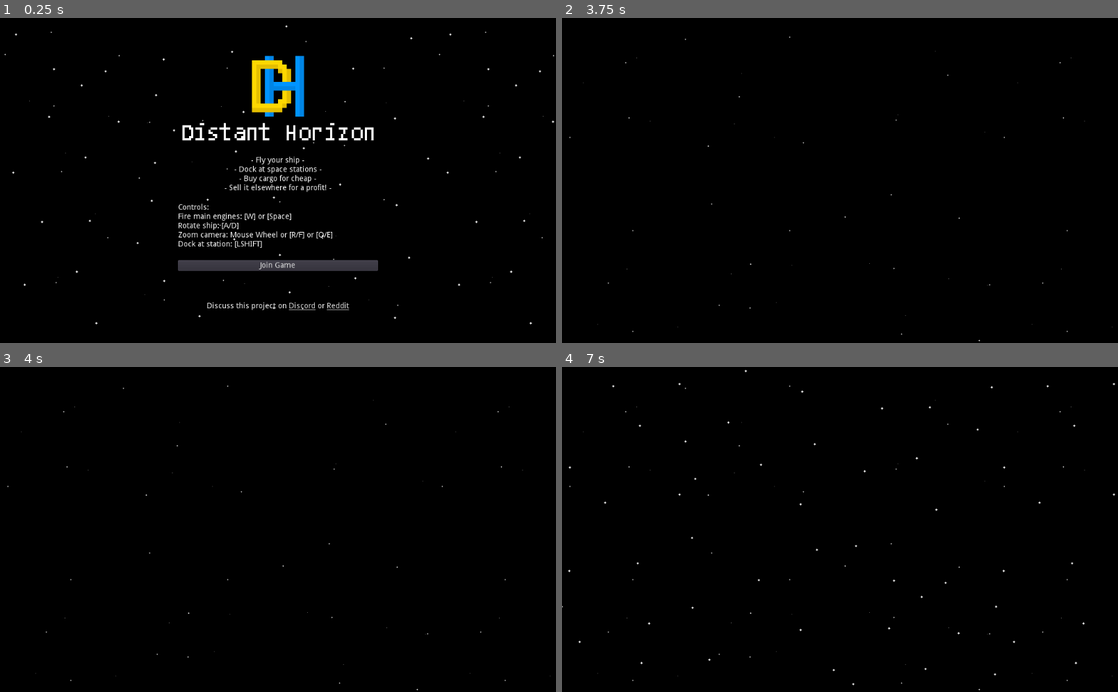
Above: before the commit, frames 1-4 (two rows, left to right).
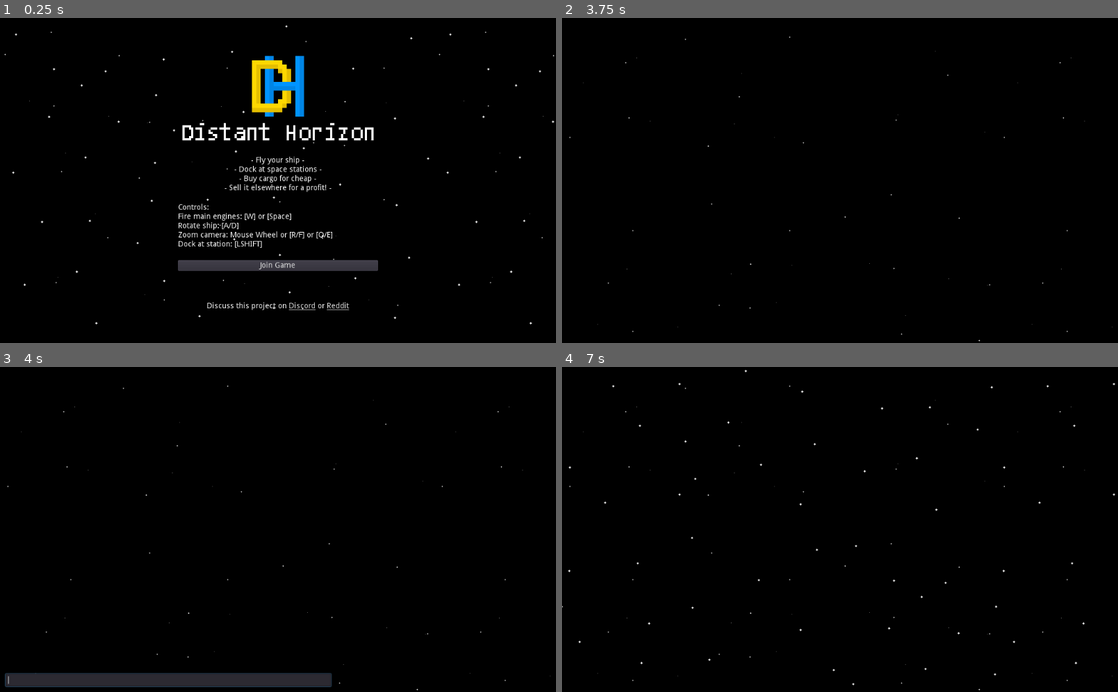
Above: after the commit, the same moments.

Repository: Dibujaron/DistantHorizonClient
Game: Godot game, scene res://scenes/WelcomeScene.tscn
Two runs of this game, one before a commit and one after it. Both use one fixed random seed, a clock stepped at 60 frames per second and the inputs below.
Inputs (mouse positions are in pixels of both pictures, inside the frame that each line leads up to):
- Up to frame 1 (0.25 s): no input
- Up to frame 2 (3.75 s): click "Join Game" at 0.5 s; tap Enter (ui_send_chat, bound only after the commit) at 1.25, 2.75 s; move the mouse to (962, 164) at 1.27 s; hold D (ui_rotate_right) 1.28-2.03 s; hold Space (ui_fire_engines) 1.28-2.03 s; tap Shift (ui_dock) at 1.35 s; click (962, 164) at 1.42 s; move the mouse to (728, 196) at 2.02 s; hold Down (ui_strafe_backward) 2.03-2.78 s; tap Space (ui_fire_engines) at 2.1, 3.5 s; tap Mouse wheel up (ui_zoom_in) at 2.3, 2.85 s; move the mouse to (895, 109) at 2.77 s; hold D (ui_rotate_right) 2.78-3.53 s; tap Mouse wheel down (ui_zoom_out) at 3.05, 3.6 s; move the mouse to (812, 245) at 3.52 s; hold Up (ui_strafe_forward) from 3.53 s (still down); click (812, 245) at 3.67 s
- Up to frame 3 (4 s): keep holding Up (ui_strafe_forward); tap T (ui_focus_chat, bound only after the commit) at 3.8 s
- Up to frame 4 (7 s): tap Enter (ui_send_chat, bound only after the commit) at 4.25, 4.55, 5.1 s; move the mouse to (1006, 578) at 4.27 s; release Up (ui_strafe_forward) at 4.28 s; hold A (ui_rotate_left) 4.28-5.78 s; tap T (ui_focus_chat, bound only after the commit) at 4.35 s; tap Escape (ui_undock) at 4.9 s; tap Space (ui_fire_engines) at 5, 6.6 s; move the mouse to (673, 480) at 5.02 s; tap Shift (ui_dock) at 5.3, 5.85 s; move the mouse to (867, 529) at 5.77 s; hold Down (ui_strafe_backward) 5.78-6.53 s; hold Space (ui_fire_engines) 5.78-6.53 s; click (867, 529) at 5.92 s; move the mouse to (756, 448) at 6.52 s; hold D (ui_rotate_right) from 6.53 s (still down); tap Mouse wheel up (ui_zoom_in) at 6.8 s

Frames 1-2 are identical in both runs. In frame 3, 2.5% of the frame differs, in the area x 0-60%, y 94-99%; in frame 4, nothing differs.

Commit message:
Really nicely functional chat system.

Diff:
--- a/project.godot
+++ b/project.godot
@@ -146,6 +146,21 @@
 "events": [ Object(InputEventKey,"resource_local_to_scene":false,"resource_name":"","device":0,"alt":false,"shift":false,"control":false,"meta":false,"command":false,"pressed":false,"scancode":16777217,"unicode":0,"echo":false,"script":null)
  ]
 }
+ui_send_chat={
+"deadzone": 0.5,
+"events": [ Object(InputEventKey,"resource_local_to_scene":false,"resource_name":"","device":0,"alt":false,"shift":false,"control":false,"meta":false,"command":false,"pressed":false,"scancode":16777221,"unicode":0,"echo":false,"script":null)
+ ]
+}
+ui_cancel_chat={
+"deadzone": 0.5,
+"events": [ Object(InputEventKey,"resource_local_to_scene":false,"resource_name":"","device":0,"alt":false,"shift":false,"control":false,"meta":false,"command":false,"pressed":false,"scancode":16777217,"unicode":0,"echo":false,"script":null)
+ ]
+}
+ui_focus_chat={
+"deadzone": 0.5,
+"events": [ Object(InputEventKey,"resource_local_to_scene":false,"resource_name":"","device":0,"alt":false,"shift":false,"control":false,"meta":false,"command":false,"pressed":false,"scancode":84,"unicode":0,"echo":false,"script":null)
+ ]
+}
 
 [logging]
 
--- a/scenes/Global.gd
+++ b/scenes/Global.gd
@@ -62,3 +62,15 @@
 		var acceleration = (body_position - pos).normalized() * f_magnitude
 		total_acceleration = total_acceleration + acceleration
 	return total_acceleration
+
+func get_space():
+	return get_tree().get_root().get_node("Space")
+
+func get_chat_hud():
+	return get_space().get_node("GuiCanvas").get_node("BottomLeftHUD")
+
+func get_compass_hud():
+	return get_space().get_node("GuiCanvas").get_node("BottomRightHUD")
+
+func get_socket_client():
+	return get_space().get_node("WebSocketClient")
--- a/scenes/Space.gd
+++ b/scenes/Space.gd
@@ -109,8 +109,10 @@
 				var pilot = $PlayerPilot
 				remove_child(pilot)
 				ship.add_child(pilot)
-				$GuiCanvas/HUD.visible = true
-				$GuiCanvas/HUD.link_ship(ship)
+				$GuiCanvas/BottomRightHUD.visible = true
+				$GuiCanvas/BottomRightHUD.link_ship(ship)
+				$GuiCanvas/BottomLeftHUD.visible = true
+				$GuiCanvas/BottomLeftHUD.link_ship(ship) #todo clean this up
 				ship.is_player_ship = true
 				has_initialized_own_ship = true
 	print("initialized ", json_ships.size(), " new ships.")
--- a/scenes/Space.tscn
+++ b/scenes/Space.tscn
@@ -1,9 +1,10 @@
-[gd_scene load_steps=6 format=2]
+[gd_scene load_steps=7 format=2]
 
 [ext_resource path="res://scenes/WebSocketClient.tscn" type="PackedScene" id=1]
 [ext_resource path="res://scenes/Space.gd" type="Script" id=2]
 [ext_resource path="res://scenes/player/PlayerPilot.tscn" type="PackedScene" id=3]
-[ext_resource path="res://scenes/player/HUD.tscn" type="PackedScene" id=4]
+[ext_resource path="res://scenes/player/BottomRightHUD.tscn" type="PackedScene" id=4]
+[ext_resource path="res://scenes/player/BottomLeftHUD.tscn" type="PackedScene" id=5]
 [ext_resource path="res://scenes/player/ParallaxBackground.tscn" type="PackedScene" id=7]
 
 [node name="Space" type="Node2D"]
@@ -14,7 +15,10 @@
 
 [node name="GuiCanvas" type="CanvasLayer" parent="."]
 
-[node name="HUD" parent="GuiCanvas" instance=ExtResource( 4 )]
+[node name="BottomRightHUD" parent="GuiCanvas" instance=ExtResource( 4 )]
+margin_right = -150.0
+
+[node name="BottomLeftHUD" parent="GuiCanvas" instance=ExtResource( 5 )]
 
 [node name="ParallaxBackground" parent="." instance=ExtResource( 7 )]
 
--- a/scenes/WebSocketClient.gd
+++ b/scenes/WebSocketClient.gd
@@ -50,7 +50,8 @@
 			get_parent().receive_ships_added(json)
 		elif message_type == "ships_removed":
 			get_parent().receive_ships_removed(json)
-
+		elif message_type == "chat":
+			Global.get_chat_hud().receive_chat_message(json)
 	else:
 		print(parse_result.error_string)
 
@@ -61,7 +62,7 @@
 	dict["commodity_name"] = commodity_name
 	dict["quantity"] = quantity
 	print("cc")
-	send_message(JSON.print(dict))
+	send_json_message(JSON.print(dict))
 	print("dd")
 
 func sell_to_station(commodity_name, quantity):
@@ -69,15 +70,21 @@
 	dict["message_type"] = "sell_to_station"
 	dict["commodity_name"] = commodity_name
 	dict["quantity"] = quantity
-	send_message(JSON.print(dict))
+	send_json_message(JSON.print(dict))
 
 func undock():
 	var dict = {}
 	dict["message_type"] = "undock"
-	send_message(JSON.print(dict))
+	send_json_message(JSON.print(dict))
 
-func send_message(message):
-	var err = _client.get_peer(1).put_packet(str(message).to_utf8())
+func send_chat_message(message):
+	var dict = {}
+	dict["message_type"] = "chat"
+	dict["payload"] = message
+	send_json_message(JSON.print(dict))
+
+func send_json_message(json_message):
+	var err = _client.get_peer(1).put_packet(str(json_message).to_utf8())
 
 func _process(delta):
 	_client.poll()
--- /dev/null
+++ b/scenes/player/BottomLeftHUD.gd
@@ -0,0 +1,61 @@
+extends Control
+
+var linked_ship = null
+var lines_total = 0
+
+export var line_height = 20
+export var lines_show_normally = 5
+export var lines_show_focused = 30
+
+export (NodePath) var chat_display_path
+export (NodePath) var chat_input_path
+
+onready var chat_display = get_node(chat_display_path)
+onready var chat_input = get_node(chat_input_path)
+
+func _ready():
+	chat_input.hide()
+
+func _process(delta):
+	pass
+
+func link_ship(ship):
+	if linked_ship:
+		print("error attempted to link ship to HUD but already linked.")
+		print("existing ship: ", linked_ship)
+		print("new ship: ", ship)
+	else:
+		print("linked ship to hud.")
+		linked_ship = ship
+
+func get_linked_ship():
+	return linked_ship
+
+func receive_chat_message(message_json):
+	var message_txt = message_json["payload"]
+	chat_display.push_chat_message(message_txt)
+
+func send_chat_message():
+	var message_txt = chat_input.text
+	unfocus_chat()
+	if(message_txt.length() > 0):
+		Global.get_socket_client().send_chat_message(message_txt)
+
+func is_chat_focused():
+	return chat_input.has_focus()
+
+func cancel_message():
+	unfocus_chat()
+	print("cancelled chat.")
+
+func unfocus_chat():
+	chat_input.text = ""
+	chat_input.release_focus()
+	chat_input.hide()
+	chat_display.on_chat_unfocused()
+
+func focus_chat():
+	chat_input.show()
+	chat_input.grab_focus()
+	chat_display.on_chat_focused()
+	print("focused chat.")
--- /dev/null
+++ b/scenes/player/BottomLeftHUD.tscn
@@ -0,0 +1,48 @@
+[gd_scene load_steps=3 format=2]
+
+[ext_resource path="res://scenes/player/ChatDisplay.gd" type="Script" id=1]
+[ext_resource path="res://scenes/player/BottomLeftHUD.gd" type="Script" id=3]
+
+[node name="BottomLeftHUD" type="Control"]
+anchor_top = 1.0
+anchor_bottom = 1.0
+margin_left = 10.0
+margin_bottom = -10.0
+grow_vertical = 0
+script = ExtResource( 3 )
+__meta__ = {
+"_edit_use_anchors_": false
+}
+chat_display_path = NodePath("ChatVBox/ChatDisplay")
+chat_input_path = NodePath("ChatVBox/ChatInput")
+
+[node name="ChatVBox" type="VBoxContainer" parent="."]
+margin_right = 600.0
+grow_vertical = 0
+custom_constants/separation = 4
+alignment = 2
+__meta__ = {
+"_edit_use_anchors_": false
+}
+
+[node name="ChatDisplay" type="RichTextLabel" parent="ChatVBox"]
+margin_right = 600.0
+margin_bottom = 15.0
+fit_content_height = true
+scroll_active = false
+scroll_following = true
+script = ExtResource( 1 )
+__meta__ = {
+"_edit_use_anchors_": false
+}
+
+[node name="ChatInput" type="LineEdit" parent="ChatVBox"]
+margin_top = 19.0
+margin_right = 600.0
+margin_bottom = 43.0
+rect_min_size = Vector2( 600, 20 )
+caret_blink = true
+caret_blink_speed = 0.5
+__meta__ = {
+"_edit_use_anchors_": false
+}
--- /dev/null
+++ b/scenes/player/BottomRightHUD.tscn
@@ -0,0 +1,34 @@
+[gd_scene load_steps=5 format=2]
+
+[ext_resource path="res://scenes/player/Compass.tscn" type="PackedScene" id=1]
+[ext_resource path="res://sprites/hud/compass.png" type="Texture" id=2]
+[ext_resource path="res://scenes/player/BottomRightHUD.gd" type="Script" id=3]
+
+[sub_resource type="SpriteFrames" id=1]
+animations = [ {
+"frames": [ ExtResource( 2 ), null ],
+"loop": true,
+"name": "default",
+"speed": 5.0
+} ]
+
+[node name="BottomRightHUD" type="GridContainer"]
+visible = false
+anchor_left = 1.0
+anchor_top = 1.0
+anchor_right = 1.0
+anchor_bottom = 1.0
+margin_right = -200.0
+margin_bottom = -150.0
+grow_horizontal = 2
+grow_vertical = 2
+rect_min_size = Vector2( 100, 100 )
+size_flags_horizontal = 3
+size_flags_vertical = 3
+script = ExtResource( 3 )
+__meta__ = {
+"_edit_use_anchors_": false
+}
+
+[node name="Compass" parent="." instance=ExtResource( 1 )]
+frames = SubResource( 1 )
--- /dev/null
+++ b/scenes/player/ChatDisplay.gd
@@ -0,0 +1,66 @@
+extends RichTextLabel
+
+
+# Declare member variables here. Examples:
+# var a = 2
+# var b = "text"
+
+export var lines_display_focused = 60
+export var lines_display_unfocused = 5
+export var message_live_time_secs = 15
+var message_live_time_msecs = 1000 * message_live_time_secs
+
+var chat_focused = false
+var update_required = false
+var lines = []
+var expiries = []
+
+# Called when the node enters the scene tree for the first time.
+func _ready():
+	pass # Replace with function body.
+
+func _process(delta):
+	var current_time = OS.get_system_time_msecs()
+	while (expiries.size() > 0) && (current_time > expiries[0]):
+		expiries.remove(0)
+		lines.remove(0)
+		update_required = true
+
+	if update_required:
+		render_text()
+		update_required = false
+
+func render_text():
+	var lines_to_display = get_lines_to_display()
+	print("rendering ", lines_to_display, " lines of chat")
+	var most_recent_index = lines.size()
+	var least_recent_index = most_recent_index - lines_to_display
+	print("least recent: ", least_recent_index, " most recent: ", most_recent_index)
+	var text_to_display = ""
+	for n in range(least_recent_index, most_recent_index, 1):
+		text_to_display = text_to_display + "\n" + lines[n]
+	text = text_to_display
+
+func push_chat_message(message):
+	print("[chat] ", message)
+	var current_time = OS.get_system_time_msecs()
+	var expiry = current_time + message_live_time_msecs
+	print("pushed message with expiry ", expiry)
+	lines.append(message)
+	expiries.append(expiry)
+	update_required = true
+
+func get_lines_to_display():
+	var max_lines = lines_display_unfocused
+	if chat_focused:
+		max_lines = lines_display_focused
+	print("lines size: ", lines.size(), " focused: ", chat_focused)
+	return min(lines.size(), max_lines)
+
+func on_chat_focused():
+	chat_focused = true
+	update_required = true
+
+func on_chat_unfocused():
+	chat_focused = false
+	update_required = true
--- a/scenes/player/HUD.tscn
+++ /dev/null
@@ -1,34 +0,0 @@
-[gd_scene load_steps=5 format=2]
-
-[ext_resource path="res://scenes/player/Compass.tscn" type="PackedScene" id=1]
-[ext_resource path="res://sprites/hud/compass.png" type="Texture" id=2]
-[ext_resource path="res://scenes/player/HUD.gd" type="Script" id=3]
-
-[sub_resource type="SpriteFrames" id=1]
-animations = [ {
-"frames": [ ExtResource( 2 ), null ],
-"loop": true,
-"name": "default",
-"speed": 5.0
-} ]
-
-[node name="HUD" type="GridContainer"]
-visible = false
-anchor_left = 1.0
-anchor_top = 1.0
-anchor_right = 1.0
-anchor_bottom = 1.0
-margin_right = -200.0
-margin_bottom = -150.0
-grow_horizontal = 2
-grow_vertical = 2
-rect_min_size = Vector2( 100, 100 )
-size_flags_horizontal = 3
-size_flags_vertical = 3
-script = ExtResource( 3 )
-__meta__ = {
-"_edit_use_anchors_": false
-}
-
-[node name="Compass" parent="." instance=ExtResource( 1 )]
-frames = SubResource( 1 )
--- a/scenes/player/PlayerPilot.gd
+++ b/scenes/player/PlayerPilot.gd
@@ -20,81 +20,91 @@
 			zoom_out()
 
 func _process(delta):
-	var updated = false
-	if Input.is_action_just_pressed("ui_zoom_in"):
-		zoom_in()
-	if Input.is_action_just_pressed("ui_zoom_out"):
-		zoom_out()
 
-	if Input.is_action_just_pressed("ui_rotate_right"):
-		updated=true
-		rotate_right_pressed=true
-	if Input.is_action_just_released("ui_rotate_right"):
-		updated=true
-		rotate_right_pressed=false
+	if not Global.get_chat_hud().is_chat_focused():
+		var updated = false
+		if Input.is_action_just_pressed("ui_zoom_in"):
+			zoom_in()
+		if Input.is_action_just_pressed("ui_zoom_out"):
+			zoom_out()
+		if Input.is_action_just_pressed("ui_rotate_right"):
+			updated=true
+			rotate_right_pressed=true
+		if Input.is_action_just_released("ui_rotate_right"):
+			updated=true
+			rotate_right_pressed=false
 
-	if Input.is_action_just_pressed("ui_rotate_left"):
-		updated=true
-		rotate_left_pressed=true
-	if Input.is_action_just_released("ui_rotate_left"):
-		updated=true
-		rotate_left_pressed=false
+		if Input.is_action_just_pressed("ui_rotate_left"):
+			updated=true
+			rotate_left_pressed=true
+		if Input.is_action_just_released("ui_rotate_left"):
+			updated=true
+			rotate_left_pressed=false
 
-	if Input.is_action_just_pressed("ui_fire_engines"):
-		updated=true
-		main_engines_pressed=true
-	if Input.is_action_just_released("ui_fire_engines"):
-		updated=true
-		main_engines_pressed=false
+		if Input.is_action_just_pressed("ui_fire_engines"):
+			updated=true
+			main_engines_pressed=true
+		if Input.is_action_just_released("ui_fire_engines"):
+			updated=true
+			main_engines_pressed=false
 
-	if Input.is_action_just_pressed("ui_strafe_left"):
-		updated=true
-		stbd_thrusters_pressed=true
-	if Input.is_action_just_released("ui_strafe_left"):
-		updated=true
-		stbd_thrusters_pressed=false
+		if Input.is_action_just_pressed("ui_strafe_left"):
+			updated=true
+			stbd_thrusters_pressed=true
+		if Input.is_action_just_released("ui_strafe_left"):
+			updated=true
+			stbd_thrusters_pressed=false
 
-	if Input.is_action_just_pressed("ui_strafe_right"):
-		updated=true
-		port_thrusters_pressed=true
-	if Input.is_action_just_released("ui_strafe_right"):
-		updated=true
-		port_thrusters_pressed=false
+		if Input.is_action_just_pressed("ui_strafe_right"):
+			updated=true
+			port_thrusters_pressed=true
+		if Input.is_action_just_released("ui_strafe_right"):
+			updated=true
+			port_thrusters_pressed=false
 
-	if Input.is_action_just_pressed("ui_strafe_forward"):
-		updated=true
-		aft_thrusters_pressed=true
-	if Input.is_action_just_released("ui_strafe_forward"):
-		updated=true
-		aft_thrusters_pressed=false
+		if Input.is_action_just_pressed("ui_strafe_forward"):
+			updated=true
+			aft_thrusters_pressed=true
+		if Input.is_action_just_released("ui_strafe_forward"):
+			updated=true
+			aft_thrusters_pressed=false
 
-	if Input.is_action_just_pressed("ui_strafe_backward"):
-		updated=true
-		fore_thrusters_pressed=true
+		if Input.is_action_just_pressed("ui_strafe_backward"):
+			updated=true
+			fore_thrusters_pressed=true
 
-	if Input.is_action_just_released("ui_strafe_backward"):
-		updated=true
-		fore_thrusters_pressed=false
+		if Input.is_action_just_released("ui_strafe_backward"):
+			updated=true
+			fore_thrusters_pressed=false
 
-	if updated:
-		var dict = {}
-		dict["message_type"] = "ship_inputs"
-		dict["main_engines_pressed"] = main_engines_pressed
-		dict["port_thrusters_pressed"] = port_thrusters_pressed
-		dict["stbd_thrusters_pressed"] = stbd_thrusters_pressed
-		dict["fore_thrusters_pressed"] = fore_thrusters_pressed
-		dict["aft_thrusters_pressed"] = aft_thrusters_pressed
-		dict["rotate_left_pressed"] = rotate_left_pressed
-		dict["rotate_right_pressed"] = rotate_right_pressed
-		socket_client.send_message(JSON.print(dict))
+		if updated:
+			var dict = {}
+			dict["message_type"] = "ship_inputs"
+			dict["main_engines_pressed"] = main_engines_pressed
+			dict["port_thrusters_pressed"] = port_thrusters_pressed
+			dict["stbd_thrusters_pressed"] = stbd_thrusters_pressed
+			dict["fore_thrusters_pressed"] = fore_thrusters_pressed
+			dict["aft_thrusters_pressed"] = aft_thrusters_pressed
+			dict["rotate_left_pressed"] = rotate_left_pressed
+			dict["rotate_right_pressed"] = rotate_right_pressed
+			socket_client.send_json_message(JSON.print(dict))
 
-	if Input.is_action_just_pressed("ui_dock"):
-		print("attempting dock.")
-		var dict = {}
-		dict["message_type"] = "dock"
-		socket_client.send_message(JSON.print(dict))
-	if Input.is_action_just_pressed("ui_undock"):
-		socket_client.undock()
+		if Input.is_action_just_pressed("ui_dock"):
+			print("attempting dock.")
+			var dict = {}
+			dict["message_type"] = "dock"
+			socket_client.send_json_message(JSON.print(dict))
+		if Input.is_action_just_pressed("ui_undock"):
+			socket_client.undock()
+
+		if Input.is_action_just_pressed("ui_focus_chat"):
+			Global.get_chat_hud().focus_chat()
+	else:
+		if Input.is_action_just_pressed("ui_send_chat"):
+			Global.get_chat_hud().send_chat_message()
+
+		if Input.is_action_just_pressed("ui_cancel_chat"):
+			Global.get_chat_hud().cancel_message()
 
 func zoom_in():
 	var camera = $Camera2D
--- a/scenes/station/trade/Account.tscn
+++ b/scenes/station/trade/Account.tscn
@@ -2,8 +2,5 @@
 
 [ext_resource path="res://scenes/station/trade/Account.gd" type="Script" id=1]
 
-
-
-
 [node name="Account" type="Node2D"]
 script = ExtResource( 1 )
Renamed: scenes/player/HUD.gd -> scenes/player/BottomRightHUD.gd
Not shown, added: win/Distant-Horizon.exe
Not shown, added: win/Distant-Horizon.pck
